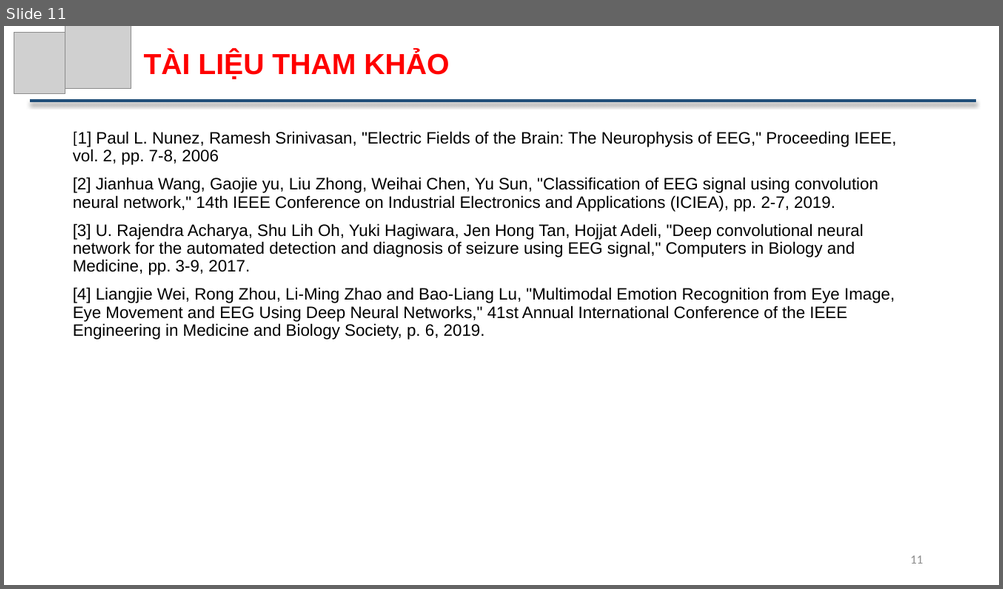
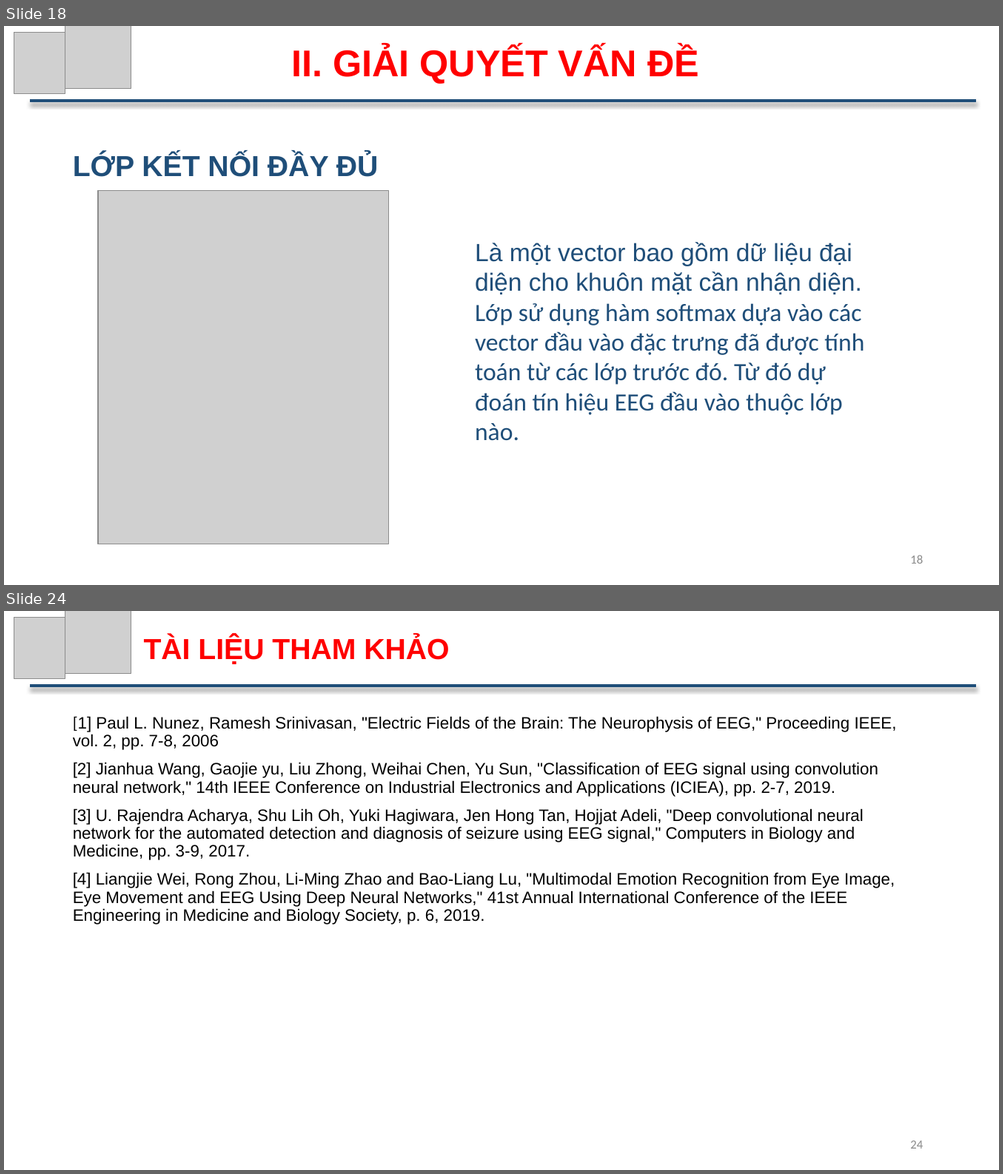
Before and after one commit to ThuTrongNguyen/Thesis, a slide deck: SlideBaoCao.pptx. Shown one above the other, each under a label of ours: slide 11 before the commit, slides 18 and 24 after it; the slides between them are not shown. The pictures are 1003x589 and 1003x1174 pixels, drawn with LibreOffice and Linux fonts; fonts in the diff are those of the drawing; grey boxes stand for pictures. Boxes give left, top, right and bottom in pixels: in the first picture for what was removed or moved away, otherwise in the second. Text is boxed around its words. In the diff, an @@ line names an element or a change of style, - is before the commit and + after.

```diff
--- a/SlideBaoCao.pptx
+++ b/SlideBaoCao.pptx
@@ slide 18 added at [4, 26, 999, 585], background #FFFFFF @@
@@ picture added at [14, 33, 65, 94] @@
@@ picture added at [65, 26, 131, 89] @@
@@ text added at [291, 47, 699, 84], 36 pt, text #FF0000, bold @@
+II. GIẢI QUYẾT VẤN ĐỀ
@@ line added from (30, 101) to (976, 101), #1F4E79 3 pt @@
@@ text added at [73, 153, 378, 177], 28 pt, text #1F4E79, bold @@
+LỚP KẾT NỐI ĐẦY ĐỦ
@@ picture added at [98, 190, 388, 545] @@
@@ text added at [475, 242, 864, 441], 24 pt, text #1F4E79 @@
+Là một vector bao gồm dữ liệu đại diện cho khuôn mặt cần nhận diện.
+Lớp sử dụng hàm softmax dựa vào các vector đầu vào đặc trưng đã được tính toán từ các lớp trước đó. Từ đó dự đoán tín hiệu EEG đầu vào thuộc lớp nào.
@@ page number added at [910, 555, 922, 564], 12 pt, text #8C8C8C @@
+18
@@ what was slide 11 is now slide 24 @@
@@ page number at [910, 1141, 922, 1149]: text changed @@
-11
+24
```
Also in this commit, not shown: 5 slides changed, 14 other slides added, 2 slides removed, 6 other files.
